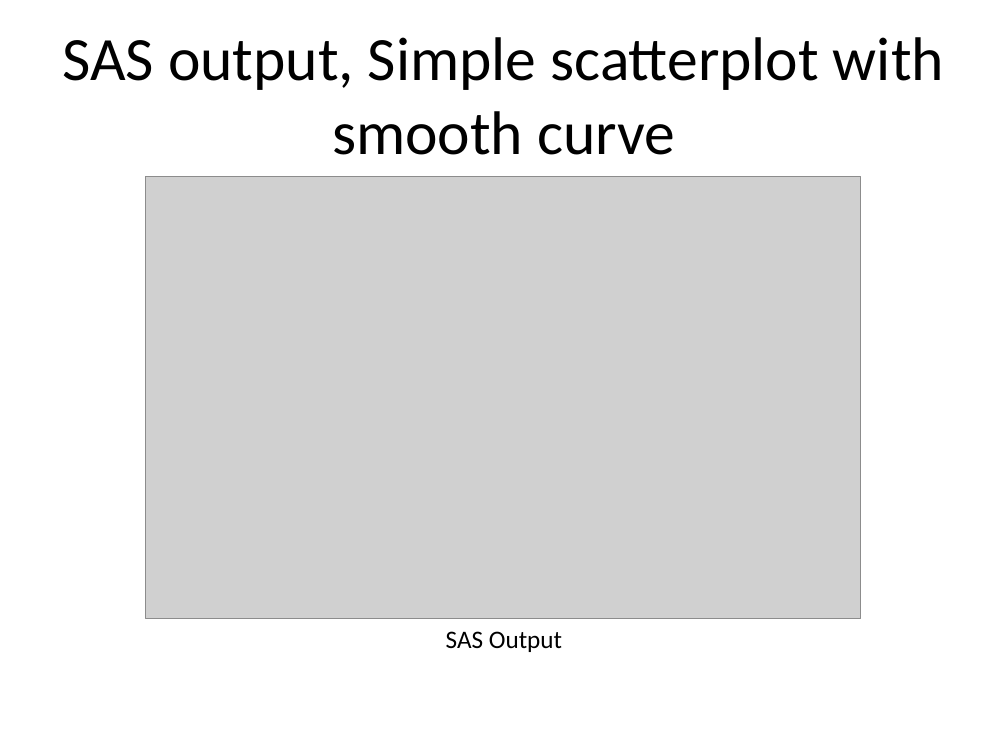
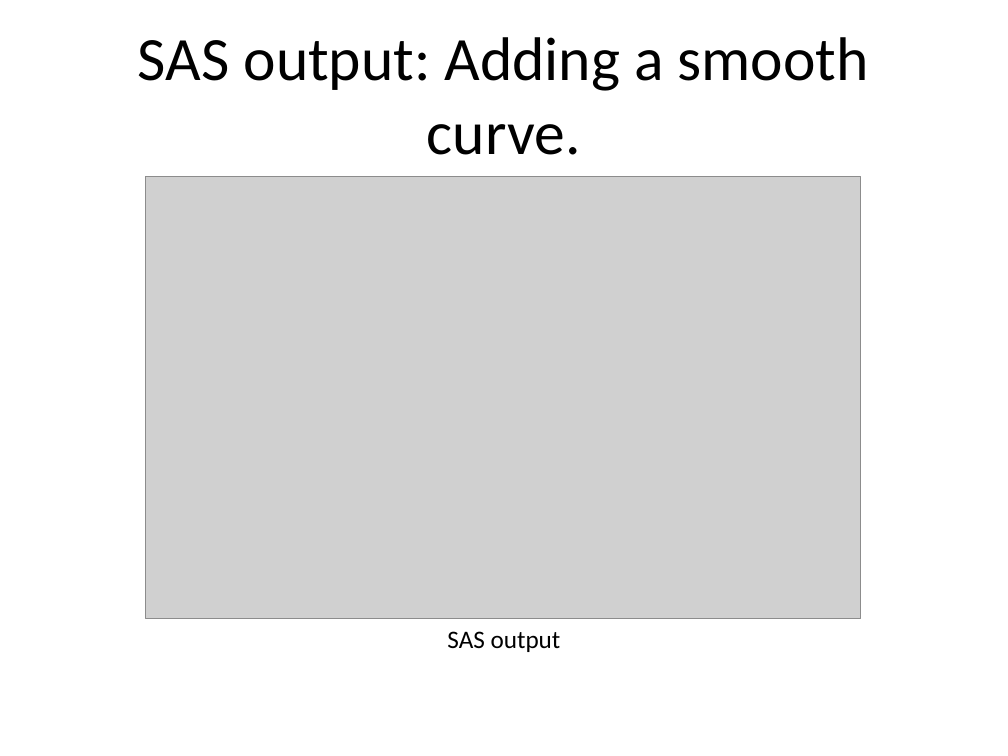
Before and after one commit to pmean/introduction-to-SAS, a slide deck: slide 58 of results/5507-02-simon-slides-and-speaker-notes.pptx (slide 56 before the commit). Drawn at 1008x756 pixels with LibreOffice and Linux fonts; fonts in the diff are those of the drawing; grey boxes stand for pictures. Boxes give left, top, right and bottom in pixels: in the first picture for what was removed or moved away, otherwise in the second. Text is boxed around its words. In the diff, an @@ line names an element or a change of style, - is before the commit and + after.

```diff
--- a/results/5507-02-simon-slides-and-speaker-notes.pptx
+++ b/results/5507-02-simon-slides-and-speaker-notes.pptx
@@ title at (138,37,869,155): text changed @@
-SAS output, Simple scatterplot with smooth curve
+SAS output: Adding a smooth curve.
@@ text at (447,631,561,652): text changed @@
-SAS Output
+SAS output
```
Also in this commit, not shown: 38 other slides changed, 3 slides added, 1 slide removed, 4 other files.
